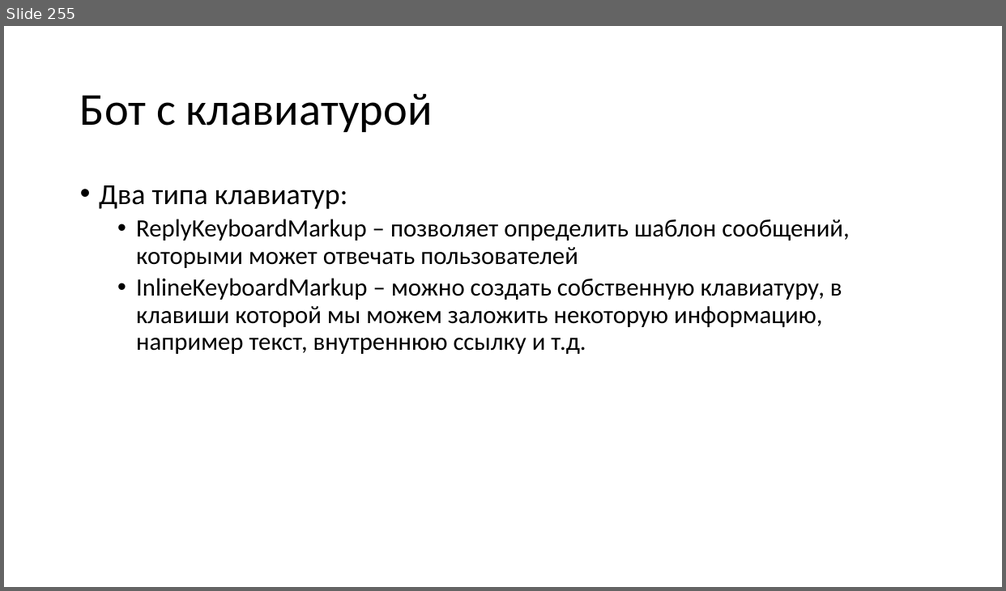
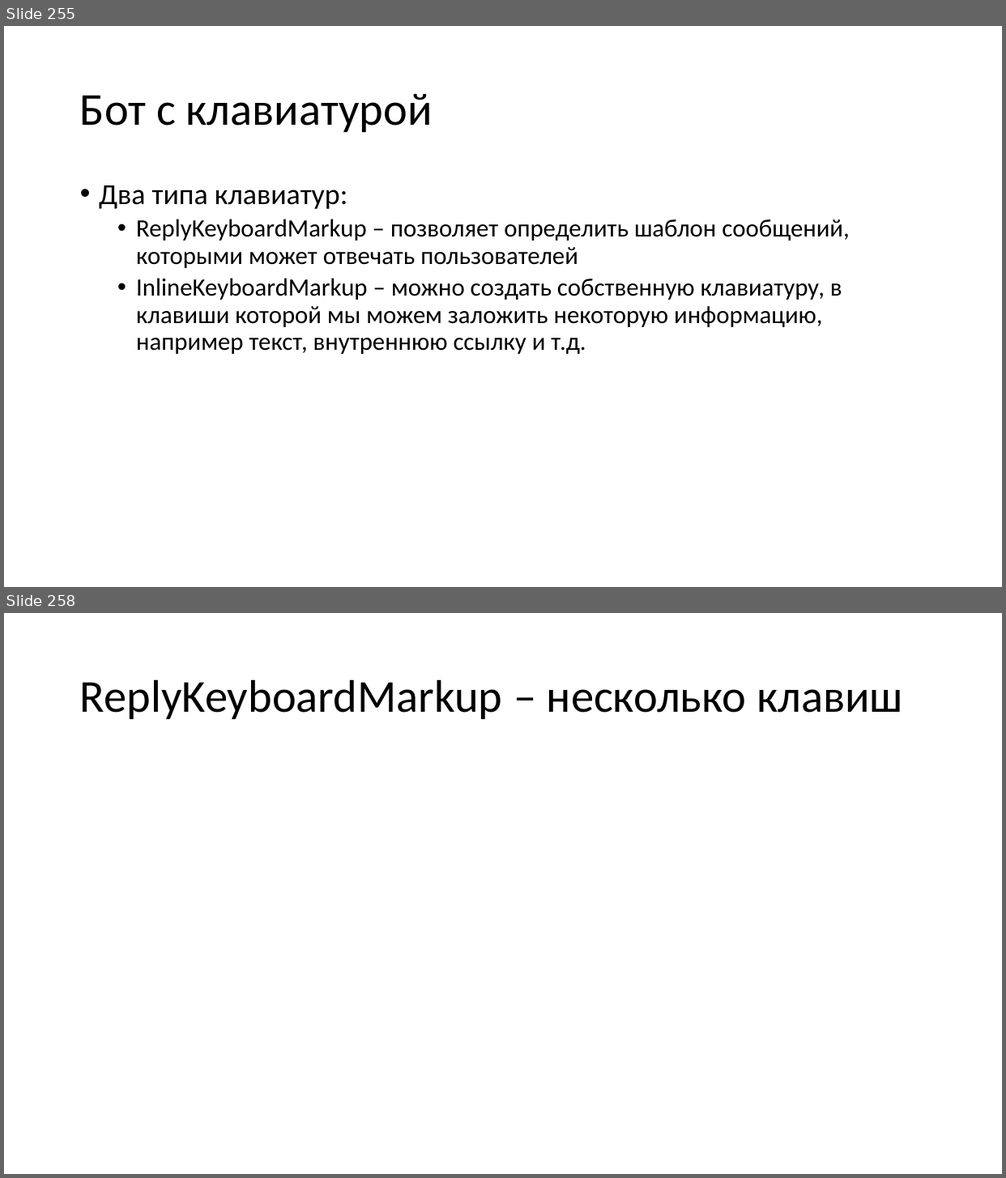
Before and after one commit to paveltsytovich/telegram-course, a slide deck: Presentation/Разработка ботов для телеграмм на Python.pptx. Shown one above the other, each under a label of ours: slide 255 before the commit, slides 255 and 258 after it; the slides between them are not shown. The pictures are 1006x591 and 1006x1178 pixels, drawn with LibreOffice and Linux fonts; fonts in the diff are those of the drawing. Boxes give left, top, right and bottom in pixels: in the first picture for what was removed or moved away, otherwise in the second. Text is boxed around its words. In the diff, an @@ line names an element or a change of style, - is before the commit and + after.

Commit message:
пример с одной клавишей

```diff
--- a/Presentation/Разработка ботов для телеграмм на Python.pptx
+++ b/Presentation/Разработка ботов для телеграмм на Python.pptx
@@ slide 258 added at [4,613,1002,1174], background #FFFFFF @@
@@ title added at [80,679,903,719], 44 pt, text #000000 @@
+ReplyKeyboardMarkup – несколько клавиш
```
Also in this commit, not shown: 2 slides changed, 2 other slides added, 1 other file.
